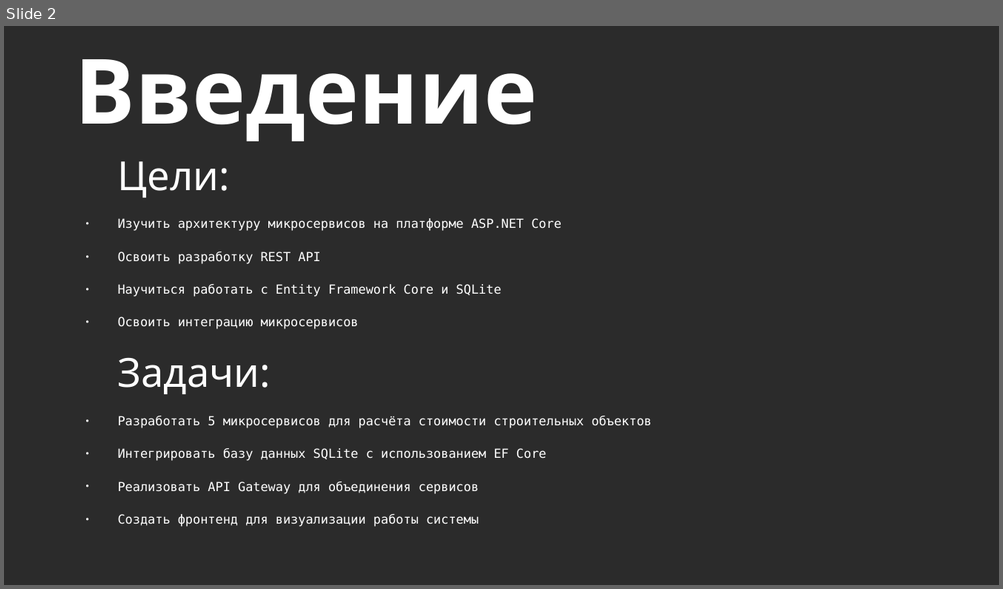
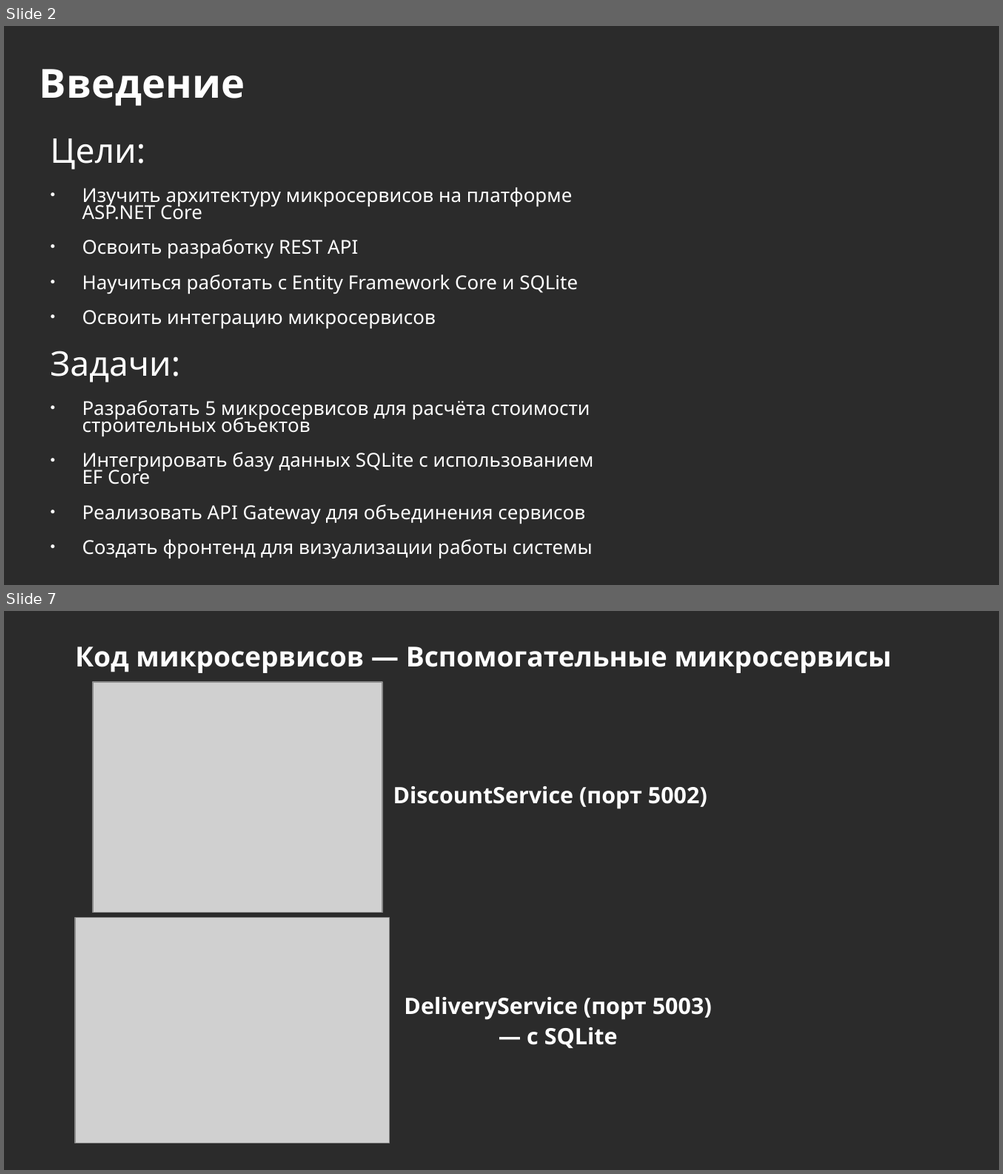
Before and after one commit to ghosterenko/PP_02_03, a slide deck: Docs/Призентация.pptx. Shown one above the other, each under a label of ours: slide 2 before the commit, slides 2 and 7 after it; the slides between them are not shown. The pictures are 1003x589 and 1003x1174 pixels, drawn with LibreOffice and Linux fonts; fonts in the diff are those of the drawing; grey boxes stand for pictures; background and template pictures are left out; a plain dark background stands for a picture behind light text. Boxes give left, top, right and bottom in pixels: in the first picture for what was removed or moved away, otherwise in the second. Text is boxed around its words. In the diff, an @@ line names an element or a change of style, - is before the commit and + after.

```diff
--- a/Docs/Призентация.pptx
+++ b/Docs/Призентация.pptx
@@ slide 7 added at box(4, 611, 999, 1170), background picture (left out) @@
@@ title added at box(75, 647, 891, 673), 22 pt, text #FFFFFF, bold @@
+Код микросервисов — Вспомогательные микросервисы
@@ picture added at box(93, 682, 382, 914) @@
@@ text added at box(393, 786, 707, 809), 18 pt, text #FFFFFF, bold @@
+DiscountService (порт 5002)
@@ picture added at box(75, 918, 390, 1144) @@
@@ text added at box(404, 997, 711, 1048), 18 pt, text #FFFFFF, bold @@
+DeliveryService (порт 5003) — с SQLite
@@ slide 2 changed as well @@
@@ title "Введение": place and size @@
-title "Введение" at box(75, 59, 537, 141)
+title "Введение" at box(40, 69, 244, 106)
@@ title "Введение" at box(40, 69, 244, 106): size 72 to 32 pt; line spacing 1 to 1.13 @@
@@ text "Цели:": place and size @@
-text "Цели:" at box(118, 161, 652, 527)
+text "Цели:" at box(50, 138, 594, 560)
@@ text "Цели:" at box(50, 138, 594, 560): size 32 to 27.2 pt in "Цели:", "Задачи:"; size 10 to 15.3 pt, font DejaVu Sans Mono to Noto Sans; indent changed; line spacing 1 to 0.93; line spacing 1 to 0.74 @@
```
Also in this commit, not shown: 2 other slides changed, 6 other slides added, 1 slide removed, 1 other file.
